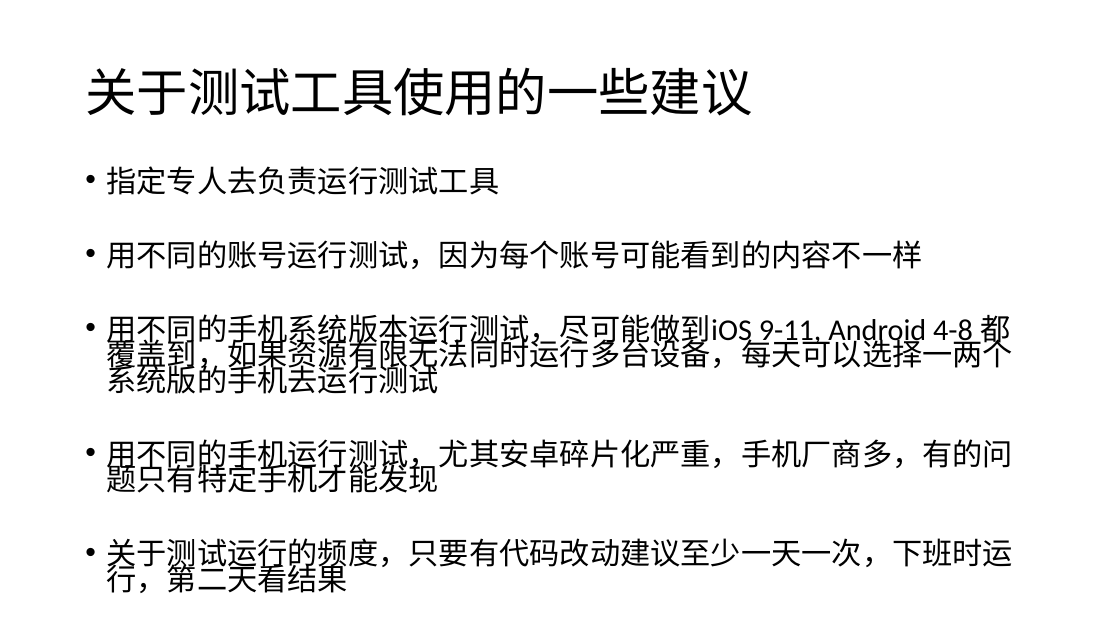
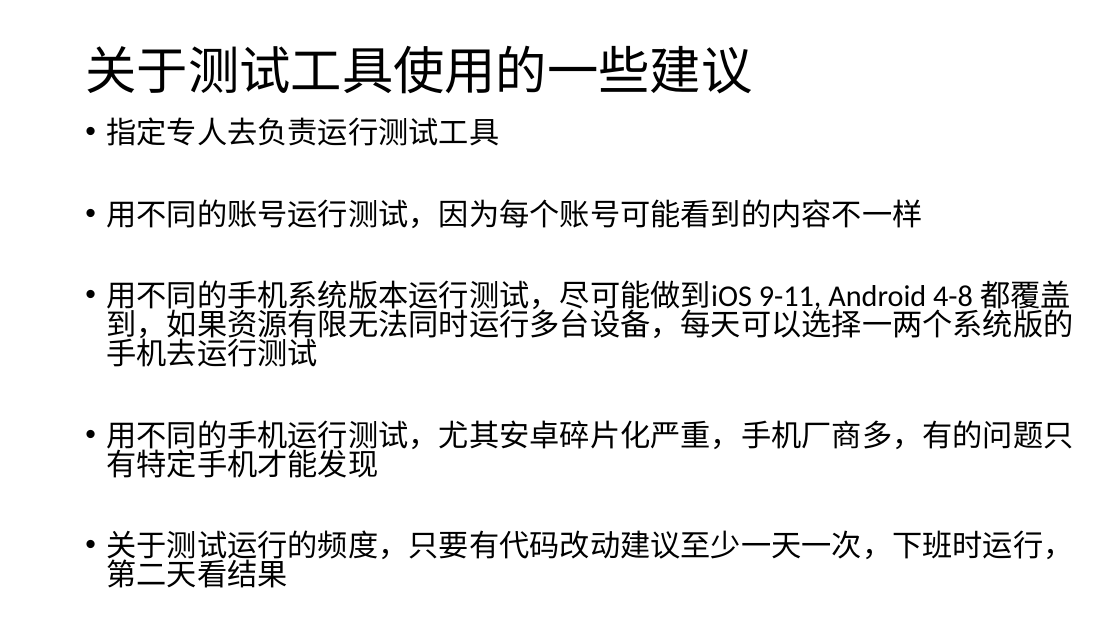
Before and after one commit to lgxqf/UICrawler, a slide deck: slide 16 of doc/UICrawler.pptx. Drawn at 1120x630 pixels with LibreOffice and Linux fonts; fonts in the diff are those of the drawing. Boxes give left, top, right and bottom in pixels: in the first picture for what was removed or moved away, otherwise in the second. Text is boxed around its words. In the diff, an @@ line names an element or a change of style, - is before the commit and + after.

```diff
--- a/doc/UICrawler.pptx
+++ b/doc/UICrawler.pptx
@@ title "关于测试工具使用的一些建议": place and size @@
-title "关于测试工具使用的一些建议" at bbox=[85, 68, 752, 116]
+title "关于测试工具使用的一些建议" at bbox=[85, 46, 752, 94]
@@ text "指定专人去负责运行测试工具": place and size @@
-text "指定专人去负责运行测试工具" at bbox=[106, 166, 1013, 593]
+text "指定专人去负责运行测试工具" at bbox=[106, 117, 1073, 588]
@@ text "指定专人去负责运行测试工具" at bbox=[106, 117, 1073, 588]: line spacing 0.7 to 0.8 @@
```
Also in this commit, not shown: 5 other slides changed, 1 slide added, 1 slide removed.
